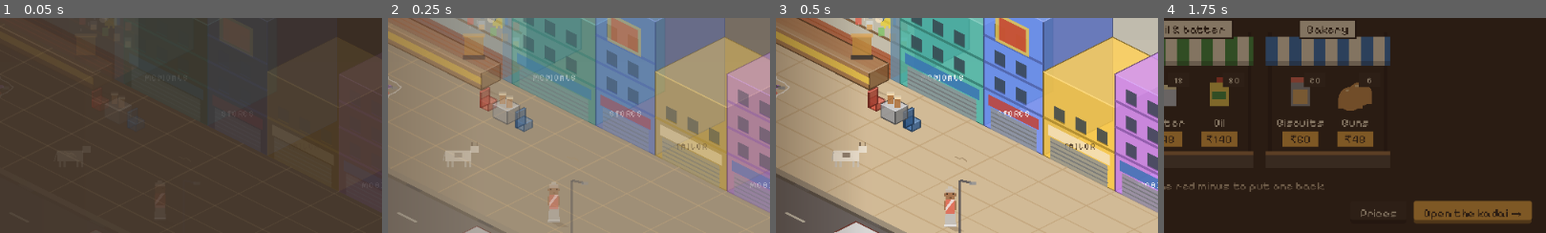
Above: before the commit, frames 1-4 (left to right).
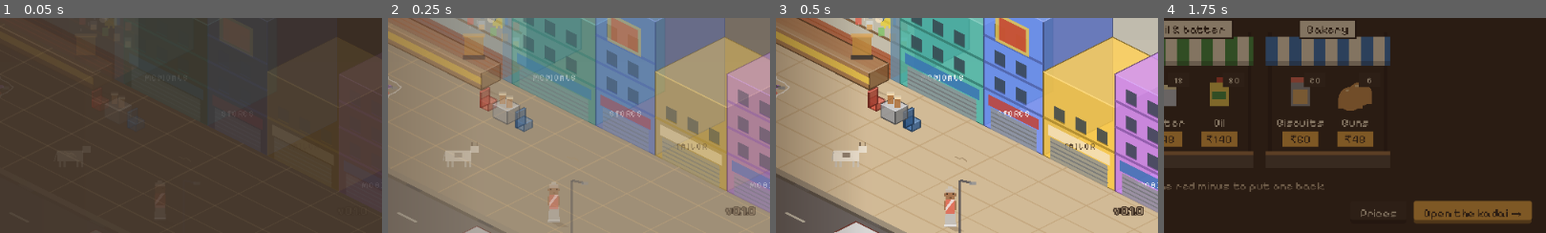
Above: after the commit, the same moments.

Repository: praveenjuge/tea-kadai
Game: Godot game, scene res://main.tscn
Two runs of this game, one before a commit and one after it. Both use one fixed random seed, a clock stepped at 60 frames per second and the inputs below.
Inputs:
- Up to frame 1 (0.05 s): no input
- Up to frame 2 (0.25 s): no input
- Up to frame 3 (0.5 s): no input
- Up to frame 4 (1.75 s): click "New game" at 0.5 s; click "Skip" at 1.25 s
The pictures show only the part of the screen within x 50-100%, y 50-100%; the shares and areas given below are measured in that part.

The runs differ from the first frame. In frame 2, 0.3% of the frame differs, in the area x 88-97%, y 87-92%; in frame 3, 0.3%; in frame 4, nothing differs.

Commit message:
Open source the game and release every push to main
- MIT licence for everything; the font keeps its SIL Open Font License
- No Godot boot splash: the game opens straight onto its own colours,
  and the title screen shows the version
- Windows (single .exe) and Linux export presets next to macOS
- GitHub Actions: every push to main runs the core tests, builds macOS,
  Windows and Linux, and publishes the next patch release (v0.1.0,
  v0.1.1, ...) with the commits since the last one. A newer push
  cancels an older run still building. Only the last 10 releases are
  kept. Pull requests build and test without releasing.
- README with download buttons, a screenshot and a build badge

Diff:
--- a/project.godot
+++ b/project.godot
@@ -10,6 +10,9 @@
 run/main_scene="res://main.tscn"
 config/features=PackedStringArray("4.7", "GL Compatibility")
 config/icon="res://icon.svg"
+config/version="0.1.0"
+boot_splash/show_image=false
+boot_splash/bg_color=Color(0.165, 0.11, 0.075, 1)
 
 [display]
 
--- a/scripts/ui/title_screen.gd
+++ b/scripts/ui/title_screen.gd
@@ -78,6 +78,17 @@
 		note.offset_top = -28
 		add_child(note)
 
+	var version := Style.outlined("v" + str(ProjectSettings.get_setting("application/config/version", "dev")), Style.MUTED)
+	version.anchor_left = 1.0
+	version.anchor_right = 1.0
+	version.anchor_top = 1.0
+	version.anchor_bottom = 1.0
+	version.offset_left = -80
+	version.offset_right = -12
+	version.offset_top = -26
+	version.horizontal_alignment = HORIZONTAL_ALIGNMENT_RIGHT
+	add_child(version)
+
 	modulate.a = 0.0
 	create_tween().tween_property(self, "modulate:a", 1.0, 0.6)
 
Binary file added: docs/screenshot.png
Not shown, added: docs/screenshot.png.import
Not shown, changed: export_presets.cfg
